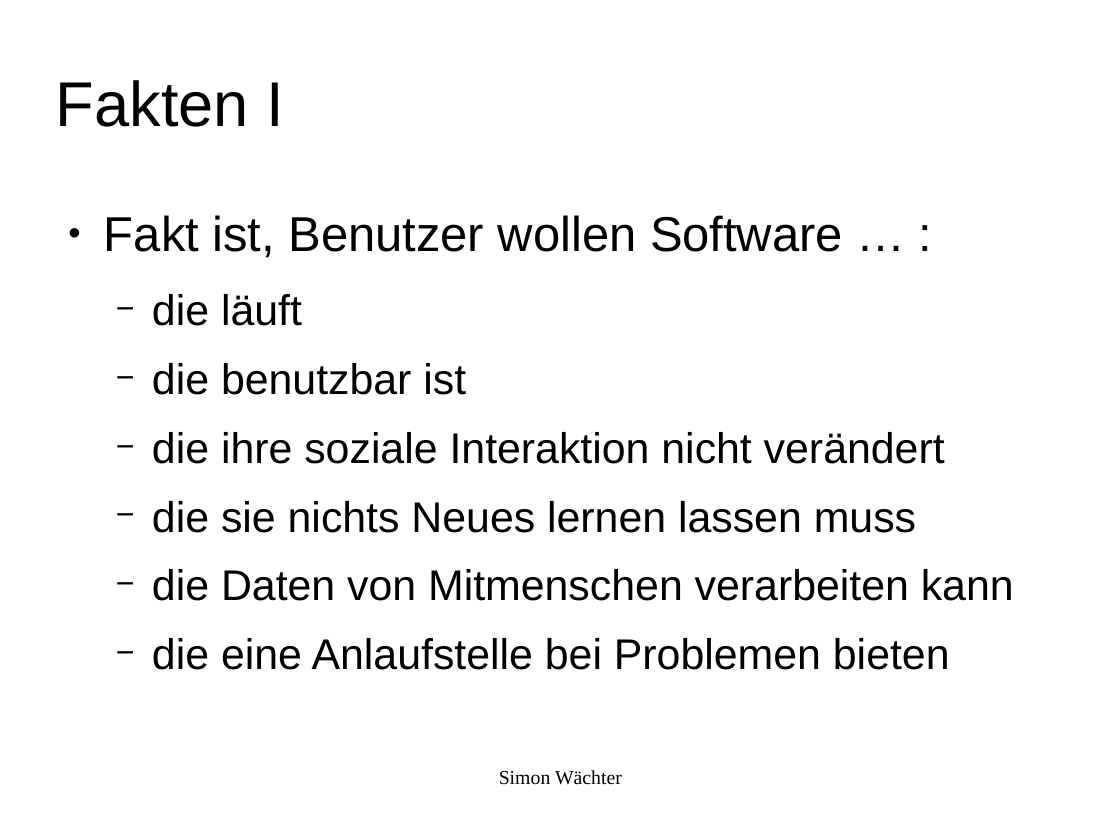
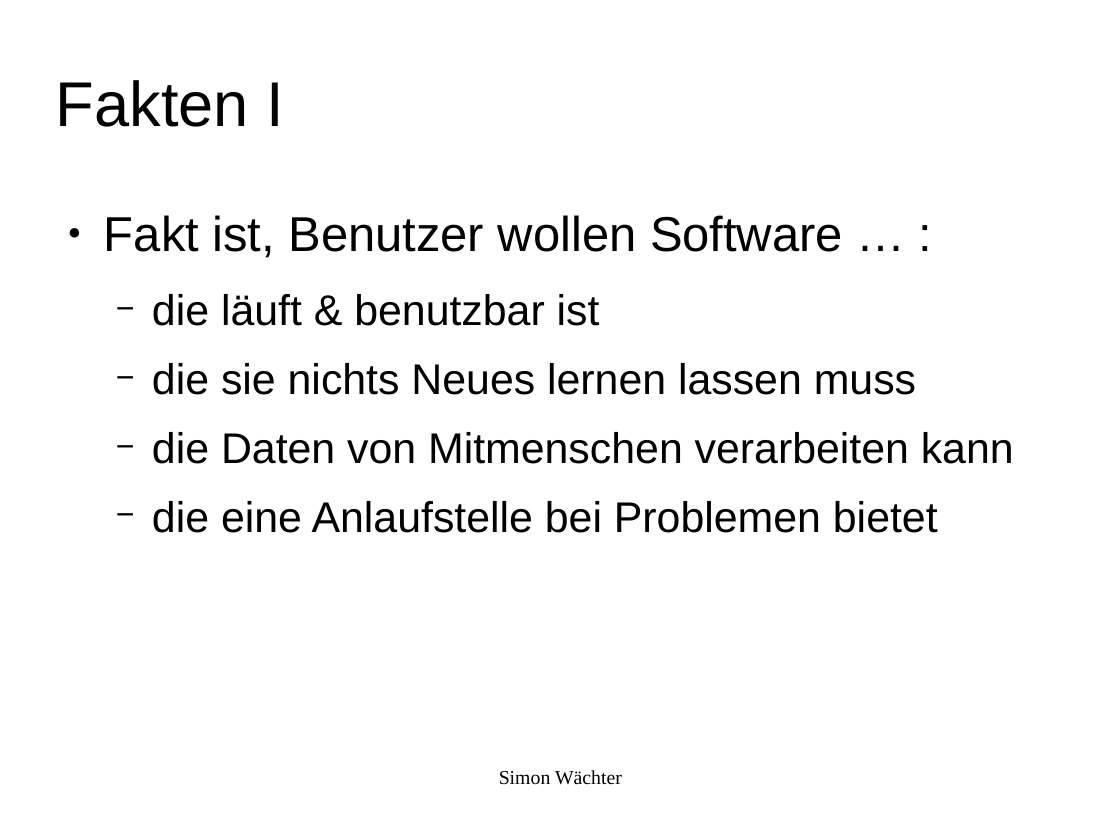
Before and after one commit to swaechter/presentations, a slide deck: slide 19 of 2014_05_10_Ubucon_2014/Freie_Software_Was_ist_das.odp. Drawn at 1120x840 pixels with LibreOffice and Linux fonts; fonts in the diff are those of the drawing; background and template pictures are left out. Boxes give left, top, right and bottom in pixels: in the first picture for what was removed or moved away, otherwise in the second. Text is boxed around its words. In the diff, an @@ line names an element or a change of style, - is before the commit and + after.

```diff
--- a/2014_05_10_Ubucon_2014/Freie_Software_Was_ist_das.odp
+++ b/2014_05_10_Ubucon_2014/Freie_Software_Was_ist_das.odp
@@ text at bbox=[152, 294, 600, 326]: text changed @@
-  − die läuft
-  − die benutzbar ist
-  − die ihre soziale Interaktion nicht verändert
+  − die läuft & benutzbar ist
@@ text at bbox=[152, 501, 938, 533]: text changed @@
-  − die eine Anlaufstelle bei Problemen bieten
+  − die eine Anlaufstelle bei Problemen bietet
```
Also in this commit, not shown: 15 other slides changed, 1 slide added.
